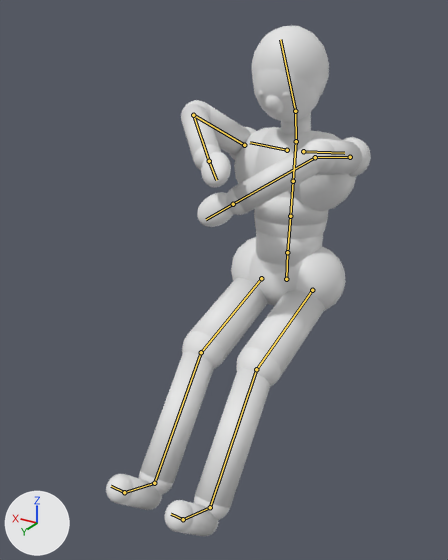
One commit to the Blender file previs/rig/mannequin.blend: the scene before it, then after it.
Camera for both pictures: a 50 mm lens placed at (-0.852, 1.772, 1.196), pointed at (0.043, 0.28, 0.449). Every picture has the same lights, and +X, +Y and +Z are marked at lower left. The older version comes first. Both versions are drawn at frame 1 of the action 'magcheck'; the numbers are the values there. The bones that bend it are drawn over the model as lines.

Objects in the first picture: 'MannequinMesh'.
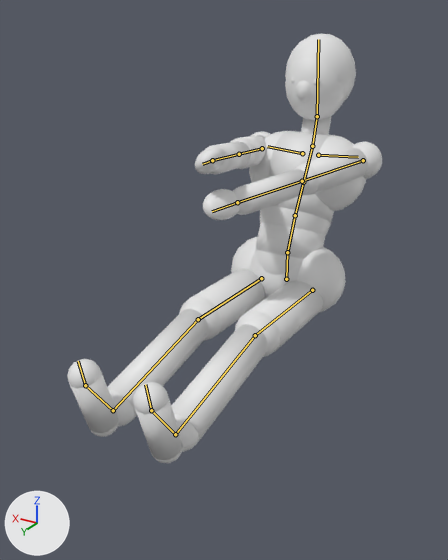
What differs and where, as boxes [x1, y1, x2, y2] in the pictures (448 x 560 px):
'MannequinMesh', posed (19% wider, 16% shorter)
    before: [106, 25, 371, 536]
    after: [67, 34, 382, 463]
bone 'Spine', root to tip
    before: (287, 252) to (290, 216)
    after: (287, 252) to (295, 215)
bone 'Spine1', root to tip
    before: (290, 216) to (293, 181)
    after: (295, 215) to (303, 182)
bone 'LeftArm', root to tip
    before: (350, 157) to (315, 157)
    after: (363, 160) to (302, 181)
bone 'LeftForeArm', root to tip
    before: (315, 157) to (233, 204)
    after: (302, 181) to (237, 202)
bone 'RightArm', root to tip
    before: (244, 145) to (193, 115)
    after: (262, 148) to (239, 154)
bone 'RightForeArm', root to tip
    before: (193, 115) to (209, 161)
    after: (239, 154) to (212, 160)
bone 'LeftUpLeg', root to tip
    before: (312, 290) to (256, 369)
    after: (312, 290) to (255, 335)
bone 'LeftLeg', root to tip
    before: (256, 369) to (210, 507)
    after: (255, 335) to (175, 434)
bone 'LeftFoot', root to tip
    before: (210, 507) to (183, 519)
    after: (175, 434) to (151, 410)
bone 'RightUpLeg', root to tip
    before: (261, 278) to (201, 352)
    after: (261, 278) to (198, 319)
bone 'RightLeg', root to tip
    before: (201, 352) to (154, 483)
    after: (198, 319) to (113, 410)
bone 'RightFoot', root to tip
    before: (154, 483) to (124, 492)
    after: (113, 410) to (85, 385)

The edits, one by one:
Bone 'Spine' (bone_spine) turns from (4, 0, 0) to (22, 0, 0) degrees about its own x, y and z.
Bone 'Spine1' (bone_spine1) turns from (0, 0, 0) to (6, 0, 0) degrees about its own x, y and z.
Bone 'LeftArm' (bone_leftarm) turns from (97, 0, 30) to (77, 38, 29) degrees about its own x, y and z.
Bone 'LeftForeArm' (bone_leftforearm) turns from (-2, -1, -67) to (0, 0, 2) degrees about its own x, y and z.
Bone 'RightArm' (bone_rightarm) turns from (107, 16, -29) to (85, -26, -36) degrees about its own x, y and z.
Bone 'RightForeArm' (bone_rightforearm) turns from (-2, 1, 67) to (0, 0, -2) degrees about its own x, y and z.
Bone 'LeftUpLeg' (bone_leftupleg) turns from (75, 0, 0) to (92, 0, 0) degrees about its own x, y and z.
Bone 'LeftLeg' (bone_leftleg) turns from (-35, 0, 0) to (-14, 0, 0) degrees about its own x, y and z.
Bone 'LeftFoot' (bone_leftfoot) turns from (10, 0, 0) to (0, 0, 0) degrees about its own x, y and z.
Bone 'RightUpLeg' (bone_rightupleg) turns from (75, 0, 0) to (92, 0, 0) degrees about its own x, y and z.
Bone 'RightLeg' (bone_rightleg) turns from (-35, 0, 0) to (-14, 0, 0) degrees about its own x, y and z.
Bone 'RightFoot' (bone_rightfoot) turns from (10, 0, 0) to (0, 0, 0) degrees about its own x, y and z.
